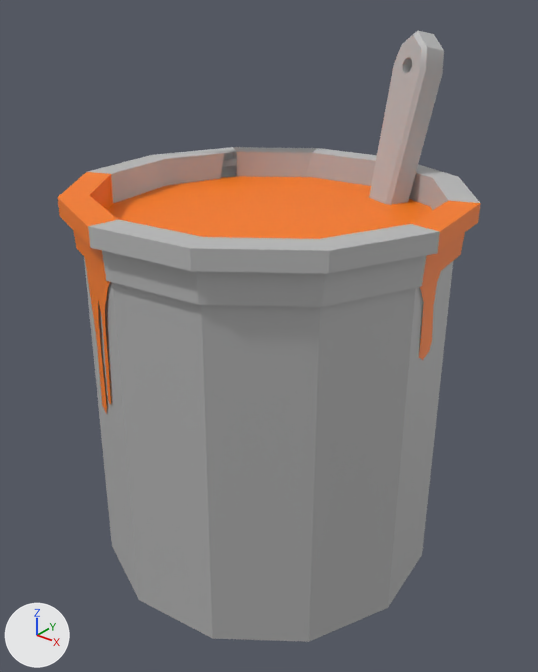
The FBX model Phony/Assets/FBX/bucket.fbx, before and after one commit.
Camera for both pictures: a camera (50 mm lens) standing at (0.99, -1.059, 1.301) and looking at (0.032, 0.138, 0.559). Lighting does not change. The marker at lower left points along +X, +Y and +Z. Where no turn or scale is listed for an object, it has been applied to the vertices. Vertices at the same position are counted once.
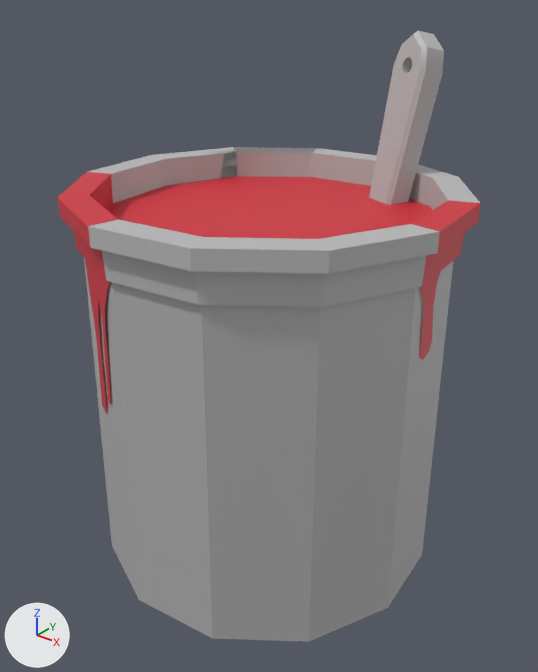
Edits to the scene script, one JSON object a line:
```json
{"op": "add", "block": "img_color_palette_gradient_jpg", "code": ["img_color_palette_gradient_jpg = load_image('color_palette_gradient.jpg', '_unpacked/color_palette_gradient.jpg', 128, 128, 'sRGB')"]}
{"op": "set", "path": "mat_lambert2.base_color", "old": "(1.0, 0.205, 0.0)", "new": "(0.5, 0.5, 0.5)", "note": "orange #ff7d00 -> grey #bcbcbc"}
{"op": "add", "block": "mat_lambert3", "code": ["mat_lambert3 = principled_material('lambert3')", "mat_lambert3.texture = img_color_palette_gradient_jpg"]}
{"block": "me_mesh", "where": "me_mesh.from_pydata(...)  # 319 vertices, 246 faces; spans x -0.427..0.427, y -0.427..0.427, z -0.594..0.592"}
{"block": "me_mesh", "where": "# used by ob_pcube3; location = (0.02, 0.154, 0.601)"}
{"op": "remove", "block": "me_mesh", "code": "me_mesh.materials.append(mat_lambert1)  # grey #bcbcbc"}
{"block": "me_mesh", "change": "me_mesh part 1: texture (UV) coordinates of 246 of 246 faces, centred in x -0.414..0.414, y -0.414..0.414, z -0.592..0.574, changed; they spanned u 0.0..1.0, v 0.0..1.0 and now span u 0.23..0.95, v 0.89..0.91"}
{"op": "add", "block": "me_mesh", "code": "me_mesh.materials.append(mat_lambert3)  # picture img_color_palette_gradient_jpg"}
```

Where the change shows, as pixel boxes (x1, y1, x2, y2) in the pictures (538 x 672 px):
```json
{"object": "pCube3", "change": "recoloured, surface changed", "before": [57, 150, 481, 415], "after": [57, 150, 481, 415], "on screen": "orange to red"}
{"part": 1, "of": "me_mesh", "change": "surface changed", "before": [57, 30, 481, 642], "after": [57, 30, 481, 642], "on screen": "orange to red"}
```
